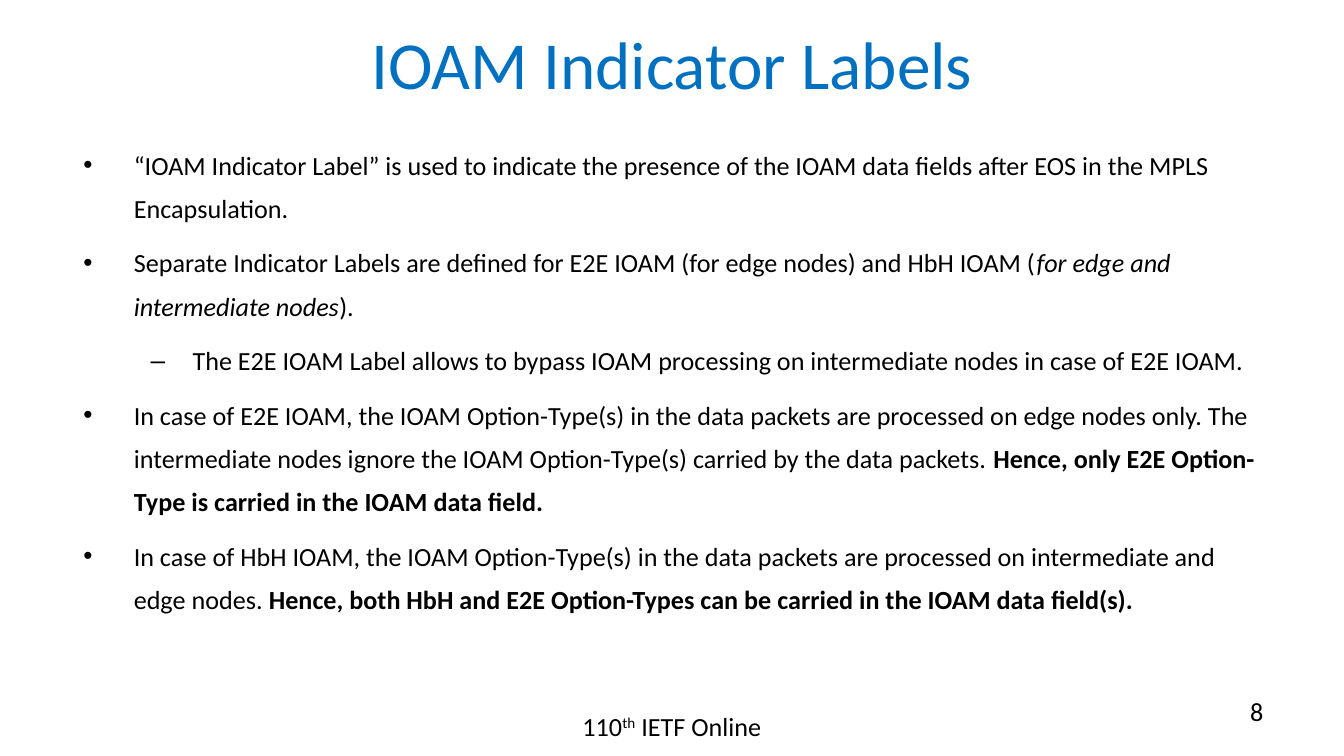
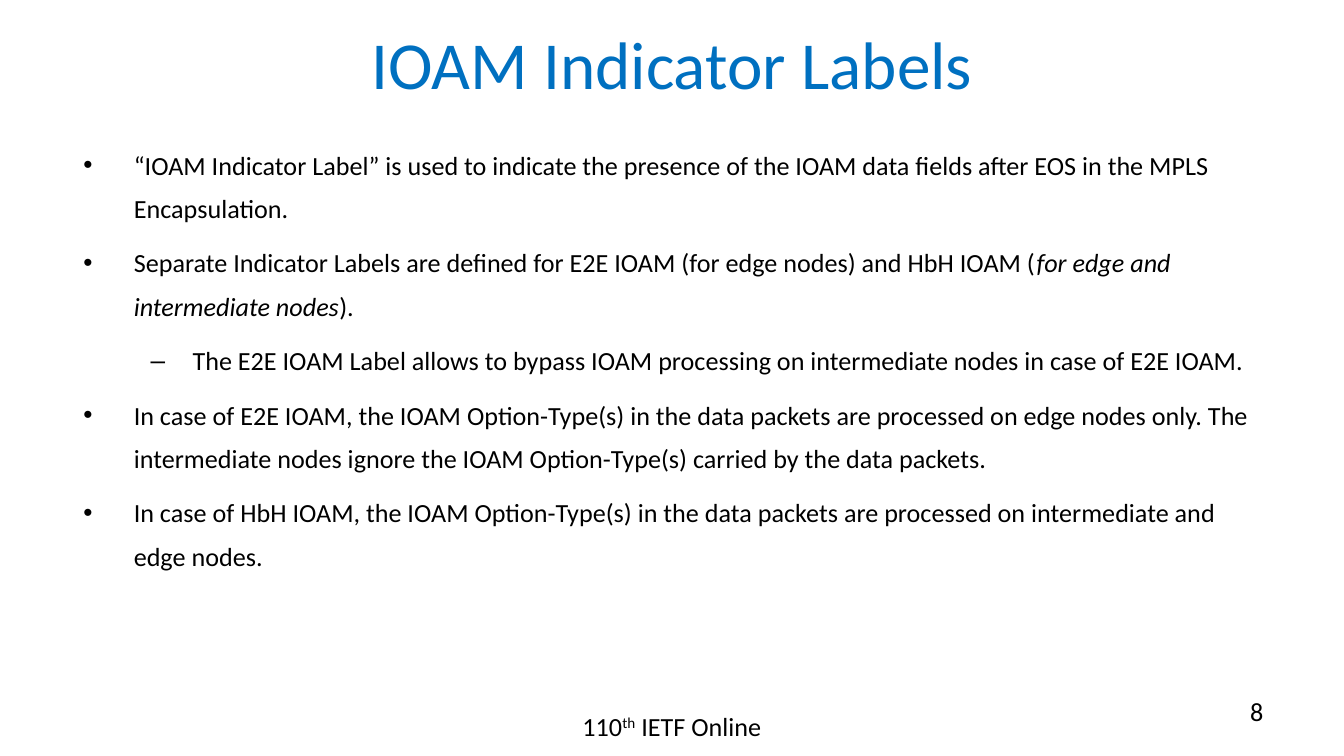
Before and after one commit to rakgandhi/ietf-slides, a slide deck: slide 8 of draft-gandhi-mpls-ioam-sr-06.pptx. Drawn at 1344x756 pixels with LibreOffice and Linux fonts; fonts in the diff are those of the drawing. Boxes give left, top, right and bottom in pixels: in the first picture for what was removed or moved away, otherwise in the second. Text is boxed around its words. In the diff, an @@ line names an element or a change of style, - is before the commit and + after.

```diff
--- a/draft-gandhi-mpls-ioam-sr-06.pptx
+++ b/draft-gandhi-mpls-ioam-sr-06.pptx
@@ text at [134, 406, 1247, 571]: text changed @@
-• In case of E2E IOAM, the IOAM Option-Type(s) in the data packets are processed on edge nodes only. The intermediate nodes ignore the IOAM Option-Type(s) carried by the data packets. Hence, only E2E Option-Type is carried in the IOAM data field.
-• In case of HbH IOAM, the IOAM Option-Type(s) in the data packets are processed on intermediate and edge nodes. Hence, both HbH and E2E Option-Types can be carried in the IOAM data field(s).
+• In case of E2E IOAM, the IOAM Option-Type(s) in the data packets are processed on edge nodes only. The intermediate nodes ignore the IOAM Option-Type(s) carried by the data packets.
+• In case of HbH IOAM, the IOAM Option-Type(s) in the data packets are processed on intermediate and edge nodes.
```
Also in this commit, not shown: 2 other slides changed, 1 other file.
